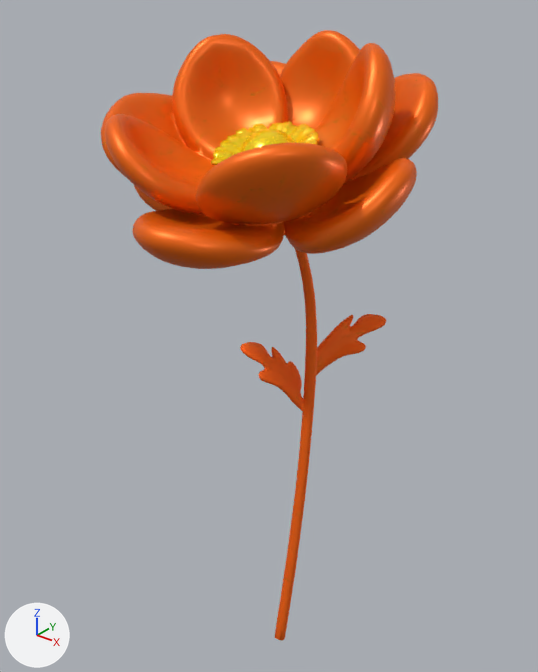
The glTF model assets/models/coral_anemone.glb, before and after one commit.
Camera for both pictures: a 50 mm lens placed at (1.114, -1.369, 1.071), pointed at (-0.042, 0.077, 0.175). Lighting does not change. The marker at lower left points along +X, +Y and +Z. The older version comes first. Where no turn or scale is listed for an object, it has been applied to the vertices. Vertices at exactly the same position are counted once.
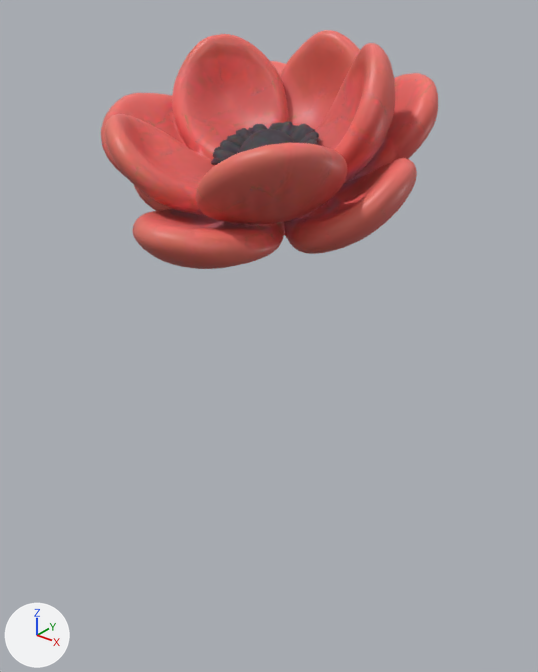
Boxes (x1, y1, x2, y2) around the edits, measured in the pictures (538 x 672 px):
'Mesh_0', surface changed, reshaped (orange to red, 61% shorter): before (101, 30, 438, 640); after (101, 30, 438, 269)
part 1 of me_mesh_0, cut back: before (240, 249, 386, 640)

The change, as a list of edits to the scene's bpy script:
```text
Change img_image_0:
    img_image_0: load_image('Image_0', '_unpacked/Image_0', 1024, 1024, 'sRGB') -> load_image('Image_0', '_unpacked/Image_0', 512, 512, 'Non-Color')
Change img_image_1:
    img_image_1: load_image('Image_1', '_unpacked/Image_1', 1024, 1024, 'Non-Color') -> load_image('Image_1', '_unpacked/Image_1', 512, 512, 'sRGB')
Change mat_material_0:
    where n2 = _N.new('ShaderNodeTexImage'); n2.name = 'Image Texture'
    n2.image: img_image_0 -> img_image_1
    where n4 = _N.new('ShaderNodeTexImage'); n4.name = 'Image Texture.001'
    n4.image: img_image_1 -> img_image_0
Change me_mesh_0:
    used by ob_mesh_0; location = (0.0, 0.0, 0.0)
    remove me_mesh_0.from_pydata(...)  # 19992 vertices, 39970 faces; spans x -0.39..0.39, y -0.37..0.37, z -0.95..0.95
    add me_mesh_0.from_pydata(...)  # 17992 vertices, 35953 faces; spans x -0.39..0.39, y -0.37..0.36, z 0.44..0.95
    me_mesh_0 part 1: 1 vertex moved within x 0.01, y 0.15, z 0.45; 2000 vertices removed from x -0.16..0.16, y 0.07..0.37, z -0.95..0.46
```
